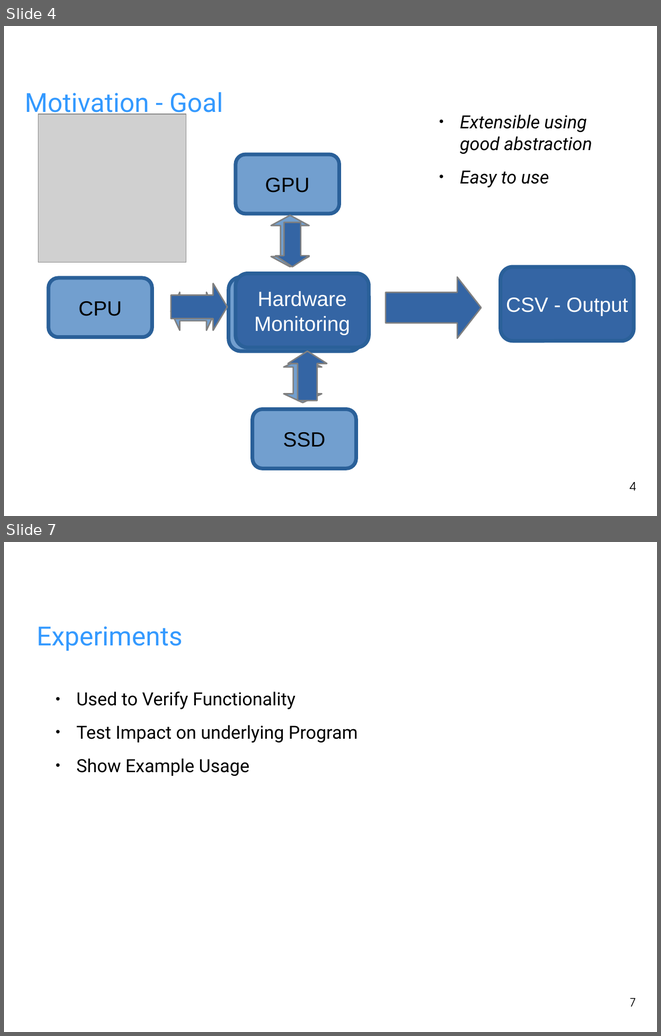
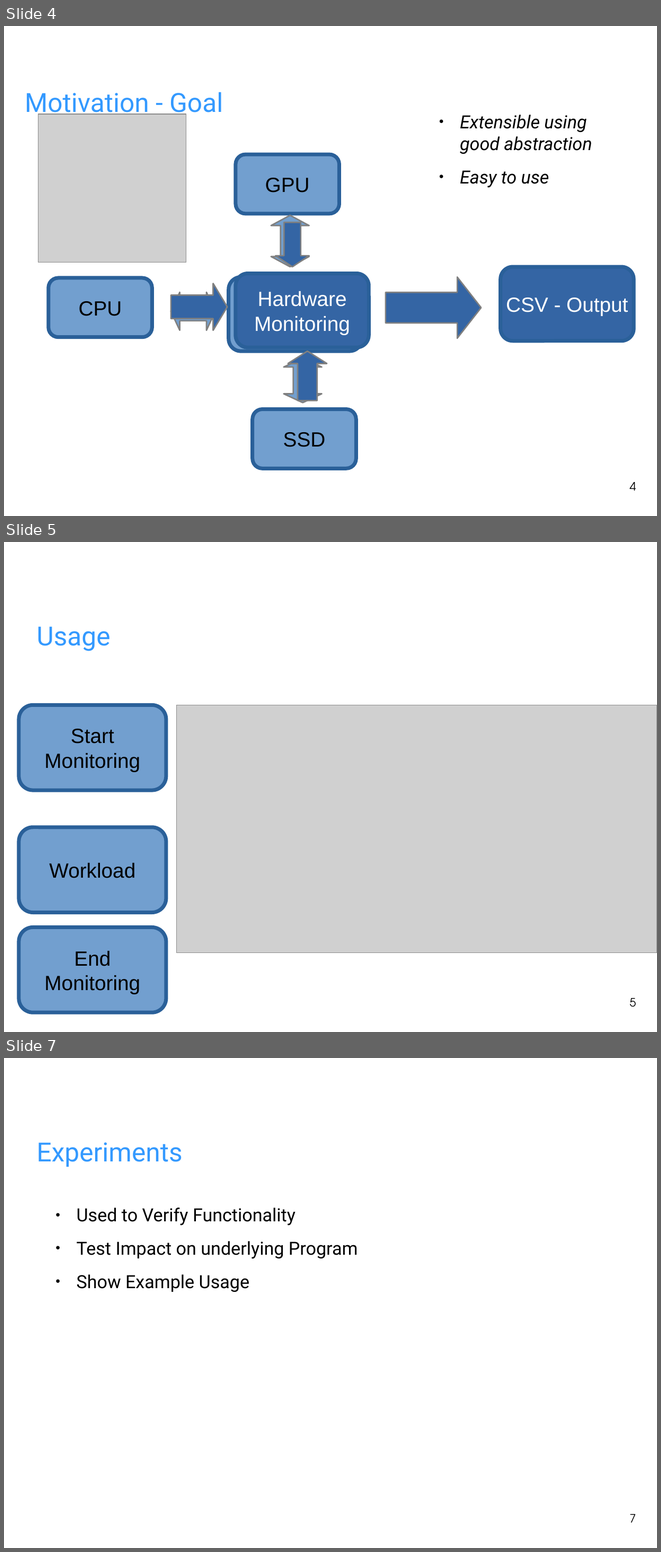
Before and after one commit to fhilprec/HardwareMonitoring, a slide deck: ProjectPresentation.odp. Shown one above the other, each under a label of ours: slides 4 and 7 before the commit, slides 4, 5 and 7 after it; the slides between them are not shown. The pictures are 661x1036 and 661x1552 pixels, drawn with LibreOffice and Linux fonts; fonts in the diff are those of the drawing; grey boxes stand for pictures; background and template pictures are left out. Boxes give left, top, right and bottom in pixels: in the first picture for what was removed or moved away, otherwise in the second. Text is boxed around its words. In the diff, an @@ line names an element or a change of style, - is before the commit and + after.

Commit message:
presentation

```diff
--- a/ProjectPresentation.odp
+++ b/ProjectPresentation.odp
@@ slide 5 added at bbox=[4, 542, 657, 1032], background picture (left out) @@
@@ title added at bbox=[37, 626, 111, 651], 32 pt, text #3399FF @@
+Usage
@@ rounded rectangle added at bbox=[19, 705, 166, 790], fill #729FCF, outline #2A6099 4.51 pt, 25 pt, text #000000 @@
+Start
+Monitoring
@@ picture added at bbox=[177, 705, 657, 953] @@
@@ rounded rectangle added at bbox=[19, 827, 166, 912], fill #729FCF, outline #2A6099 4.51 pt, 25 pt, text #000000 @@
+Workload
@@ rounded rectangle added at bbox=[19, 927, 166, 1013], fill #729FCF, outline #2A6099 4.51 pt, 25 pt, text #000000 @@
+End
+Monitoring
@@ page number added at bbox=[629, 998, 636, 1007], 14 pt, text #000000 @@
+5
```
Also in this commit, not shown: 1 slide changed, 1 slide removed.
